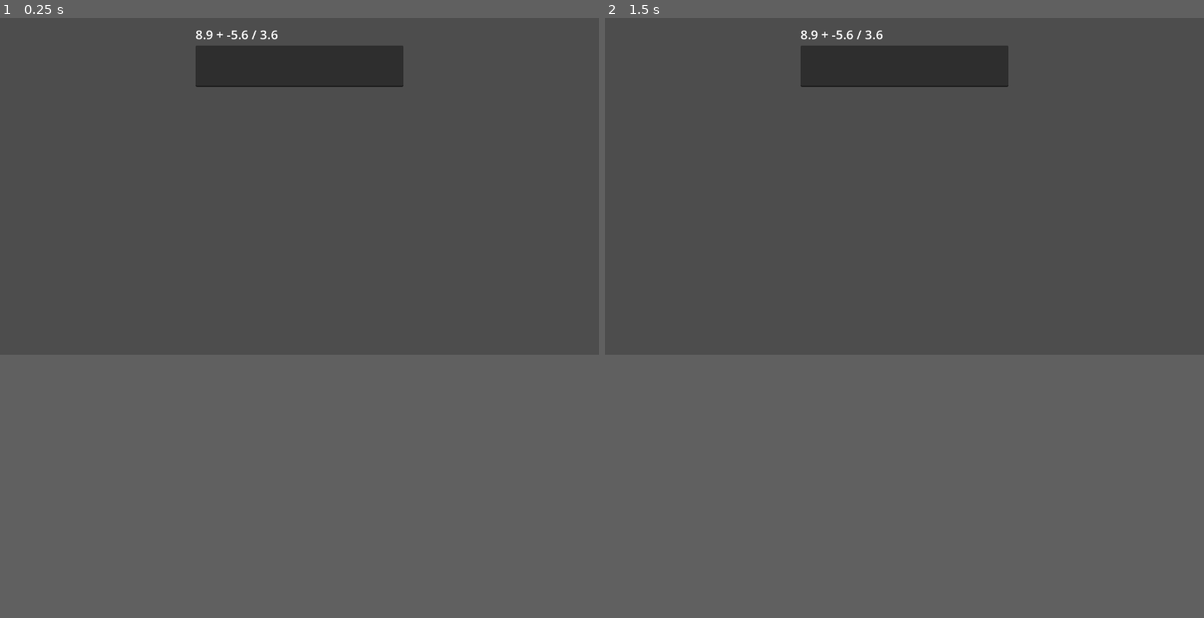
Above: before the commit, frames 1-2 (left to right).
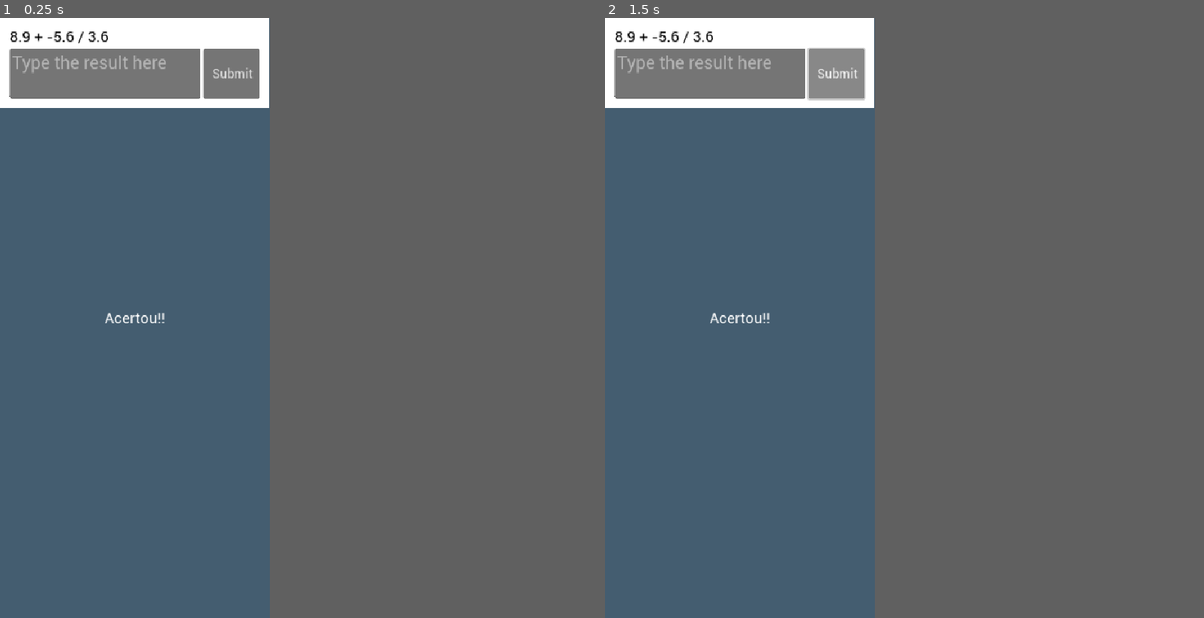
Above: after the commit, the same moments.

Repository: yDewolf/MathDungeons
Game: Godot game, scene res://core/scenes/MathTest.tscn
The game is run twice, just before and just after one commit, with the same random seed, the same clock (stepped at 60 frames per second) and the same inputs.
Inputs (mouse positions are in pixels of both pictures, inside the frame that each line leads up to):
- Up to frame 1 (0.25 s): no input
- Up to frame 2 (1.5 s): click (1120, 48) at 0.5 s, where only the run after the commit has a clickable "Submit"; click (1120, 48) at 1.25 s, where only the run after the commit has a clickable "Submit"
In our replay, the window is 799x449 before the commit and 360x800 after it. These sizes can differ from the game's own. Grey fills any space a smaller window leaves; there, only what the larger window draws over its background counts as a difference.

The runs differ from the first frame. In frame 1, 27% of the frame differs, in the area x 0-68%, y 0-57%; in frame 2, 27%.

Commit message:
Better + Simple UI (WIP)

Diff:
--- /dev/null
+++ b/assets/themes/MainTheme.tres
@@ -0,0 +1,7 @@
+[gd_resource type="Theme" load_steps=2 format=3 uid="uid://duopp3v3dn4fb"]
+
+[ext_resource type="FontFile" uid="uid://bmrxkgddqv0a7" path="res://assets/fonts/Roboto-Regular.ttf" id="1_bfh01"]
+
+[resource]
+default_font = ExtResource("1_bfh01")
+default_font_size = 18
--- a/core/components/Math/Equations/ExpressionHandler.gd
+++ b/core/components/Math/Equations/ExpressionHandler.gd
@@ -9,10 +9,11 @@
 
 @export var warn_label: RichTextLabel
 @export var input_text: TextEdit
+@export var submit_button: Button
 @export var input_result: float
 
 func _ready() -> void:
-	input_text.text_changed.connect(check_result)
+	submit_button.pressed.connect(check_result)
 	generateNewExpression()
 
 func generateNewExpression() -> void:
--- a/core/scenes/MathTest.tscn
+++ b/core/scenes/MathTest.tscn
@@ -1,17 +1,27 @@
-[gd_scene load_steps=4 format=3 uid="uid://b8ow2nsxtjtj3"]
+[gd_scene load_steps=8 format=3 uid="uid://b8ow2nsxtjtj3"]
 
 [ext_resource type="Script" uid="uid://bacuyqjyjfuo7" path="res://core/components/Math/Equations/ExpressionHandler.gd" id="1_gvqed"]
 [ext_resource type="PackedScene" uid="uid://cbie345xd8nxa" path="res://core/components/MathProblem/ui/MathExpressionView.tscn" id="1_npv4y"]
 [ext_resource type="Script" uid="uid://cpnnadgp3ccya" path="res://core/components/Math/RandomEquationGen.gd" id="2_0d0ds"]
+[ext_resource type="Theme" uid="uid://duopp3v3dn4fb" path="res://assets/themes/MainTheme.tres" id="4_5i87k"]
+
+[sub_resource type="StyleBoxFlat" id="StyleBoxFlat_5i87k"]
+bg_color = Color(0.266665, 0.365565, 0.438179, 1)
+
+[sub_resource type="StyleBoxFlat" id="StyleBoxFlat_npv4y"]
+bg_color = Color(1, 1, 1, 1)
+
+[sub_resource type="ViewportTexture" id="ViewportTexture_5i87k"]
 
 [node name="MathTest" type="Node"]
 
-[node name="ExpressionHandler" type="Node" parent="." node_paths=PackedStringArray("random_gen", "expression_view", "warn_label", "input_text")]
+[node name="ExpressionHandler" type="Node" parent="." node_paths=PackedStringArray("random_gen", "expression_view", "warn_label", "input_text", "submit_button")]
 script = ExtResource("1_gvqed")
 random_gen = NodePath("../RandomEquationGen")
-expression_view = NodePath("../UI/MarginContainer/VBoxContainer/MathExpressionView")
-warn_label = NodePath("../UI/MarginContainer/VBoxContainer/Warning")
-input_text = NodePath("../UI/MarginContainer/VBoxContainer/TextEdit")
+expression_view = NodePath("../UI/PanelContainer/ScrollContainer/VBoxContainer/PanelContainer/MarginContainer/VBoxContainer2/MathExpressionView")
+warn_label = NodePath("../UI/PanelContainer/Warning")
+input_text = NodePath("../UI/PanelContainer/ScrollContainer/VBoxContainer/PanelContainer/MarginContainer/VBoxContainer2/ResultSubmitter/TextEdit")
+submit_button = NodePath("../UI/PanelContainer/ScrollContainer/VBoxContainer/PanelContainer/MarginContainer/VBoxContainer2/ResultSubmitter/Button")
 
 [node name="RandomEquationGen" type="Node" parent="."]
 script = ExtResource("2_0d0ds")
@@ -28,34 +38,70 @@
 anchor_bottom = 1.0
 grow_horizontal = 2
 grow_vertical = 2
+theme = ExtResource("4_5i87k")
+metadata/_edit_use_anchors_ = true
 
-[node name="MarginContainer" type="MarginContainer" parent="UI"]
+[node name="PanelContainer" type="PanelContainer" parent="UI"]
 layout_mode = 1
 anchors_preset = 15
 anchor_right = 1.0
 anchor_bottom = 1.0
 grow_horizontal = 2
 grow_vertical = 2
+
+[node name="ScrollContainer" type="ScrollContainer" parent="UI/PanelContainer"]
+layout_mode = 2
+theme = ExtResource("4_5i87k")
+theme_override_styles/panel = SubResource("StyleBoxFlat_5i87k")
+horizontal_scroll_mode = 0
+
+[node name="VBoxContainer" type="VBoxContainer" parent="UI/PanelContainer/ScrollContainer"]
+custom_minimum_size = Vector2(400, 0)
+layout_mode = 2
+size_flags_horizontal = 4
+size_flags_vertical = 0
+
+[node name="PanelContainer" type="PanelContainer" parent="UI/PanelContainer/ScrollContainer/VBoxContainer"]
+layout_mode = 2
+theme_override_styles/panel = SubResource("StyleBoxFlat_npv4y")
+
+[node name="MarginContainer" type="MarginContainer" parent="UI/PanelContainer/ScrollContainer/VBoxContainer/PanelContainer"]
+layout_mode = 2
 theme_override_constants/margin_left = 15
 theme_override_constants/margin_top = 15
 theme_override_constants/margin_right = 15
 theme_override_constants/margin_bottom = 15
 
-[node name="VBoxContainer" type="VBoxContainer" parent="UI/MarginContainer"]
+[node name="VBoxContainer2" type="VBoxContainer" parent="UI/PanelContainer/ScrollContainer/VBoxContainer/PanelContainer/MarginContainer"]
 custom_minimum_size = Vector2(400, 0)
 layout_mode = 2
 size_flags_horizontal = 4
 
-[node name="MathExpressionView" parent="UI/MarginContainer/VBoxContainer" instance=ExtResource("1_npv4y")]
+[node name="MathExpressionView" parent="UI/PanelContainer/ScrollContainer/VBoxContainer/PanelContainer/MarginContainer/VBoxContainer2" instance=ExtResource("1_npv4y")]
+layout_mode = 2
+theme = ExtResource("4_5i87k")
+theme_override_colors/default_color = Color(0, 0, 0, 1)
+
+[node name="ResultSubmitter" type="HBoxContainer" parent="UI/PanelContainer/ScrollContainer/VBoxContainer/PanelContainer/MarginContainer/VBoxContainer2"]
 layout_mode = 2
 
-[node name="TextEdit" type="TextEdit" parent="UI/MarginContainer/VBoxContainer"]
+[node name="TextEdit" type="TextEdit" parent="UI/PanelContainer/ScrollContainer/VBoxContainer/PanelContainer/MarginContainer/VBoxContainer2/ResultSubmitter"]
 custom_minimum_size = Vector2(0, 80)
 layout_mode = 2
+size_flags_horizontal = 3
+theme_override_font_sizes/font_size = 28
+placeholder_text = "Type the result here"
 
-[node name="Warning" parent="UI/MarginContainer/VBoxContainer" instance=ExtResource("1_npv4y")]
-visible = false
+[node name="Button" type="Button" parent="UI/PanelContainer/ScrollContainer/VBoxContainer/PanelContainer/MarginContainer/VBoxContainer2/ResultSubmitter"]
+custom_minimum_size = Vector2(90, 0)
 layout_mode = 2
+theme_override_font_sizes/font_size = 20
+text = "Submit"
+icon = SubResource("ViewportTexture_5i87k")
+
+[node name="Warning" parent="UI/PanelContainer" instance=ExtResource("1_npv4y")]
+layout_mode = 2
+size_flags_vertical = 4
 text = "Acertou!!"
 horizontal_alignment = 1
 script = null
--- a/project.godot
+++ b/project.godot
@@ -15,6 +15,14 @@
 config/features=PackedStringArray("4.4", "Forward Plus")
 config/icon="res://icon.svg"
 
+[display]
+
+window/size/viewport_width=432
+window/size/viewport_height=960
+window/stretch/mode="canvas_items"
+window/stretch/aspect="expand"
+window/handheld/orientation=1
+
 [input]
 
 show_cursor={
Binary file added: assets/fonts/Roboto-Regular.ttf
Not shown, added: assets/fonts/Roboto-Regular.ttf.import
Not shown, added: assets/fonts/roboto.zip
